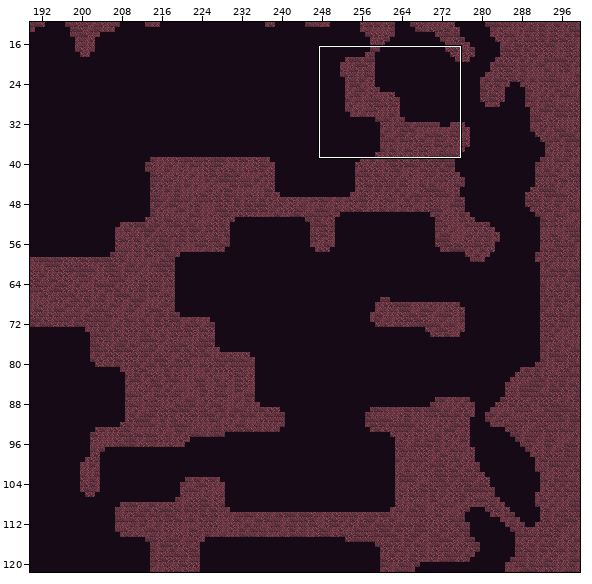
Tiled map, stored at android/assets/maps/level1.tmx. Above: a wide view before the commit, with the close-up outlined.
Close-up. Before:
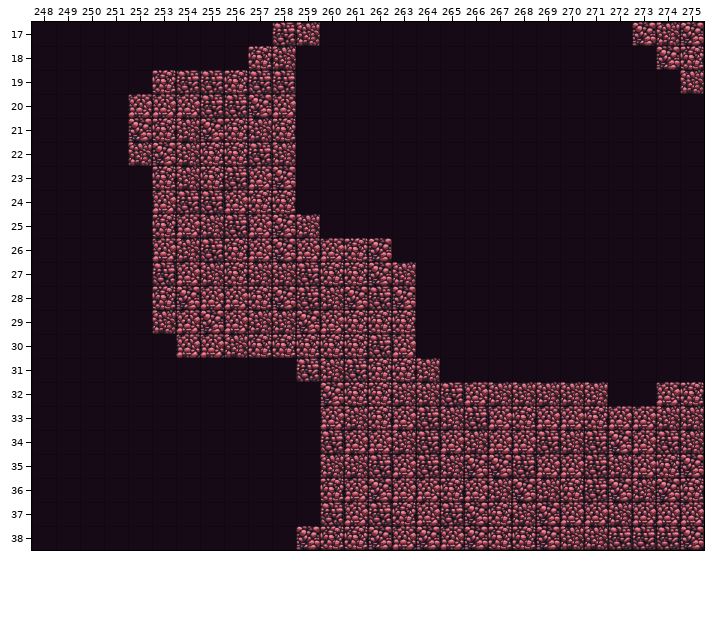
Cells are 64x64 px. Shown: x 248..275, y 17..38. The commit also changed other parts of the map, which this record leaves out.
Once edited:
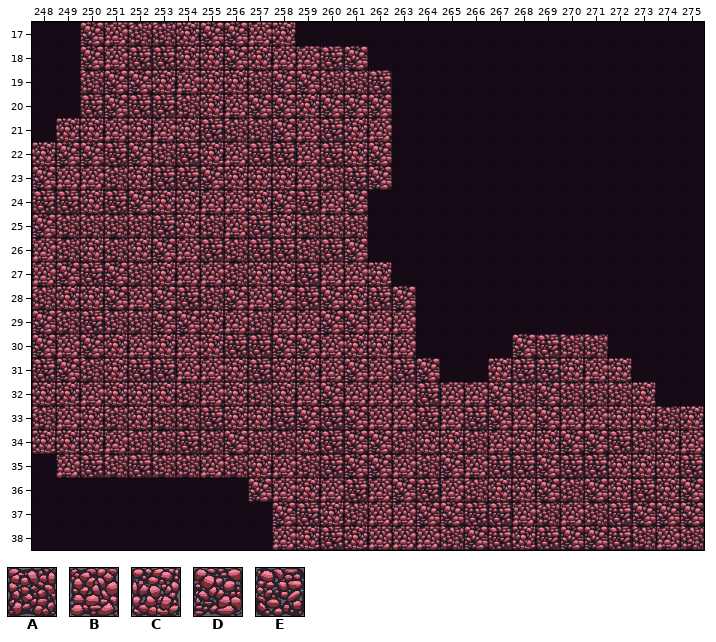
Key: from "tileMapGutter": A 5, B 6, C 7, D 8, E 9.
_ is an empty cell, . an unchanged one.
From old to new:
--- layer "terrain"
@@ x 248..275 @@
-17 ..________EA.............DAD
-18 .._______.A___............DC
-19 ..___.EE.EE____............A
-20 ..__BBBEE.B____.............
-21 .___DCADC.C____.............
-22 ____ADA.C.A____.............
-23 _____CACEBD____.............
-24 _____BEE..C___..............
-25 _____CB.EBD.__..............
-26 _____BA.CBDBBCD.............
-27 _____E.ACAA.CCDA............
-28 _____CDBBC..AD..............
-29 _____ABD..ADBCCC............
-30 ______.BACCCC.E.....____....
-31 ___________EAECCA..______...
-32 ____________.CCAAE.A.A..__BC
-33 ____________BAC..A.BCB.CBB.A
-34 ____________.BB.EB..BEAEDBEA
-35 .___________AAE.EADD.BB.AB.D
-36 .........___CBDBBCBADACEDADC
-37 ..........__EBECBEDCAD.BABBB
-38 .........._DC.D.DB.C.DAA.EED
+17 ..DBAACDDBC_.............___
+18 ..DBEECCD.BBED............__
+19 ..ADD.BC.ADDAAE............_
+20 ..EDEEACB.DCDDD.............
+21 .CCBCBCEA.DBECB.............
+22 CDDEDAE.B.EBECD.............
+23 DBBACEEDCCCBAED.............
+24 EECEDCCB..DEBD..............
+25 DAAAAEC.BEC.AA..............
+26 BACACDB.AEEAED_.............
+27 BDEDAC.BACC.BBC_............
+28 ACCDBDEADB..DC..............
+29 DAEAADDC..BBDDBB............
+30 DBDCBC.CEEDDB.C.....DEAA....
+31 EDACEEBBCECCBDBED..CEECBC...
+32 CCBCCCABCACB.BBBEB.D.D..AC__
+33 ABCACAAECCEDEDB..B.DBD.BCC.C
+34 CCCBAAEADAAC.DD.CC..CCDDEACB
+35 .BEAEAABACBAEDD.ADBE.DE.CC.E
+36 .........DBCBEBDEBACCDADCECD
+37 ..........DECABBDDEEBA.AEDDD
+38 ..........BCE.B.BA.E.EDD.ABA
Changed places in both close-ups, as pixel boxes (x1, y1, x2, y2):
changed: (32, 22, 704, 550)
